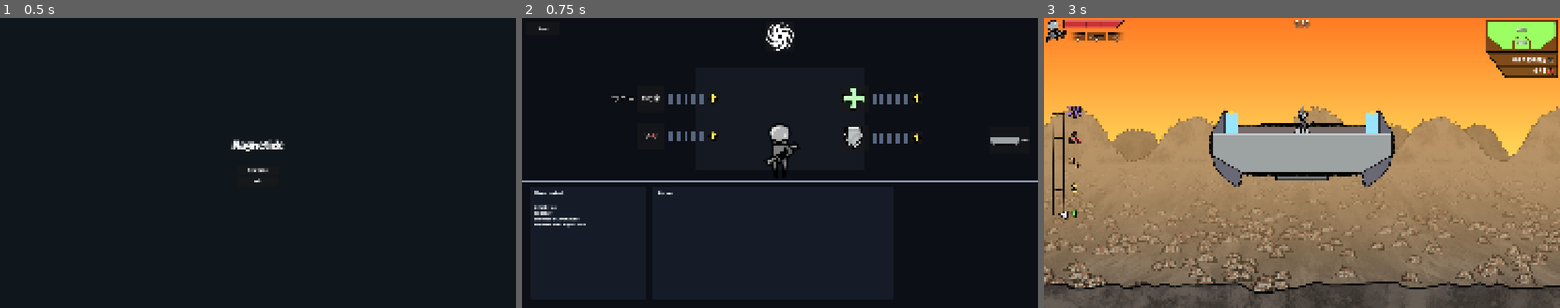
Above: before the commit, frames 1-3 (left to right).
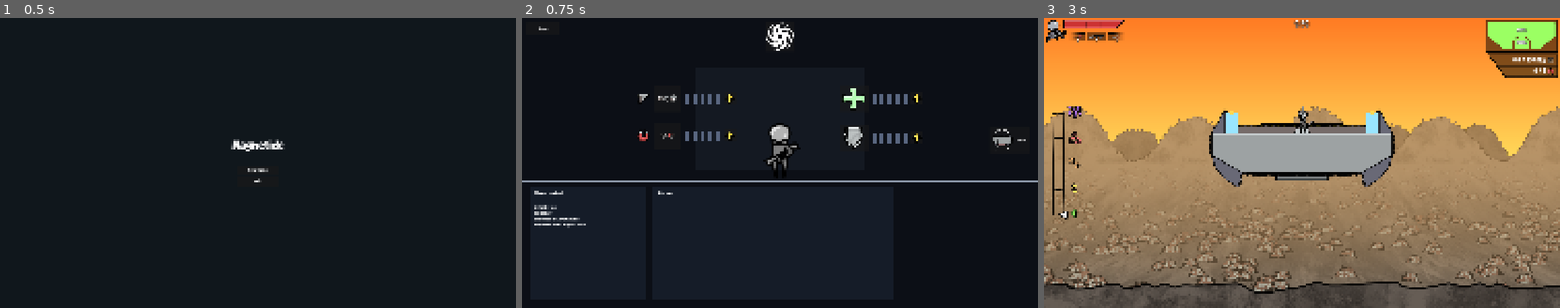
Above: after the commit, the same moments.

Repository: Syntinulls/Magnetide
Game: Godot game, scene res://_project/app/app_root.tscn
Two runs of this game, one before a commit and one after it. Both use one fixed random seed, a clock stepped at 60 frames per second and the inputs below. The engine's default icon, where the game draws it, is replaced by a stand-in: a white triangle on a blue panel in a dark square.
Inputs (mouse positions are in pixels of both pictures, inside the frame that each line leads up to):
- Up to frame 1 (0.5 s): no input
- Up to frame 2 (0.75 s): click "New Game" at 0.5 s
- Up to frame 3 (3 s): click "Menu" at 1.25 s; click "New Game" at 2 s; click (1302, 35) at 2.75 s

Frame 1 is identical in both runs. In frame 2, 0.8% of the frame differs, in the area x 17-99%, y 26-46%; in frame 3, nothing differs.

Commit message:
Added some UI sprites to the Station Screen

Diff:
--- a/_project/app/screens/station_screen.tscn
+++ b/_project/app/screens/station_screen.tscn
@@ -1,22 +1,25 @@
-[gd_scene load_steps=15 format=3 uid="uid://c8qj2ks8d0w1x"]
+[gd_scene format=3 uid="uid://c8qj2ks8d0w1x"]
 
 [ext_resource type="Script" uid="uid://be85jd8hol6ol" path="res://_project/app/screens/station_screen.gd" id="1_script"]
 [ext_resource type="Texture2D" uid="uid://b8rsmplore4d8" path="res://_project/player/sprites/guy.png" id="2_player"]
 [ext_resource type="Texture2D" uid="uid://chv2plvrw8sql" path="res://_project/ship/sprites/ship_fore.png" id="3_ship"]
+[ext_resource type="Texture2D" uid="uid://blxkpy17kvix2" path="res://_project/ui/sprites/ui_icon_weapon.png" id="4_ghalh"]
 [ext_resource type="Texture2D" uid="uid://dk3riqmmjuxp7" path="res://_project/player/equipment/rifle/player_item_rifle.png" id="4_rifle"]
 [ext_resource type="Texture2D" uid="uid://d1ly2sv5d6n6q" path="res://_project/player/equipment/player_item_magnet.png" id="5_magnet"]
 [ext_resource type="Texture2D" uid="uid://boxg8omke0fl7" path="res://_project/items/sprites/part_gear.png" id="6_gear"]
 [ext_resource type="Texture2D" uid="uid://bm60dsyc5rlug" path="res://_project/ui/sprites/ui_icon_galaxy.png" id="7_galaxy_icon"]
+[ext_resource type="Texture2D" uid="uid://cwqup4dtbiojs" path="res://_project/ui/sprites/ui_icon_magnet.png" id="7_pln3h"]
 [ext_resource type="Texture2D" uid="uid://bbmcyx1nbj7ng" path="res://_project/ui/sprites/ui_icon_health.png" id="8_health_icon"]
 [ext_resource type="Texture2D" uid="uid://bawwxofjtf0bg" path="res://_project/ui/sprites/ui_icon_shield.png" id="9_shield_icon"]
 [ext_resource type="Texture2D" uid="uid://doqyin1wwyeju" path="res://_project/ui/sprites/ui_icon_upgrade.png" id="10_upgrade_icon"]
-[ext_resource type="Script" path="res://_project/player/equipment/equipment_catalog_entry.gd" id="11_equipment_catalog_entry"]
+[ext_resource type="Script" uid="uid://poj3ou2ycfhc" path="res://_project/player/equipment/equipment_catalog_entry.gd" id="11_equipment_catalog_entry"]
+[ext_resource type="Texture2D" uid="uid://ckv7pe6aescgu" path="res://_project/ui/sprites/ui_icon_ship.png" id="12_4e5bg"]
 [ext_resource type="Resource" uid="uid://c3i6j83w7ausi" path="res://_project/player/equipment/rifle/rifle.tres" id="12_rifle_data"]
+[ext_resource type="Texture2D" uid="uid://cvla5c34oom08" path="res://_project/ui/sprites/ui_icon_player.png" id="14_h7pqf"]
 
 [sub_resource type="Resource" id="Resource_station_weapon_rifle"]
 script = ExtResource("11_equipment_catalog_entry")
 equipment_data = ExtResource("12_rifle_data")
-locked = false
 
 [node name="StationScreen" type="Control" unique_id=117853204]
 layout_mode = 3
@@ -71,43 +74,19 @@
 offset_bottom = 816.0
 color = Color(0.72, 0.78, 0.86, 0.75)
 
-[node name="TopBar" type="Control" parent="." unique_id=482022141]
-anchors_preset = 0
-offset_right = 2560.0
-offset_bottom = 180.0
-
-[node name="MenuButton" type="Button" parent="TopBar" unique_id=1838080946]
-custom_minimum_size = Vector2(160, 60)
-layout_mode = 0
-offset_left = 24.0
-offset_top = 24.0
-offset_right = 184.0
-offset_bottom = 84.0
-text = "Menu"
-
-[node name="MapButton" type="Button" parent="TopBar" unique_id=610011860]
-custom_minimum_size = Vector2(150, 150)
-layout_mode = 0
-offset_left = 1205.0
-offset_top = 18.0
-offset_right = 1355.0
-offset_bottom = 168.0
-icon = ExtResource("7_galaxy_icon")
-expand_icon = true
-
 [node name="UpgradeLayer" type="Control" parent="PageViewport/PageContainer/PlayerPage" unique_id=555834022]
 anchors_preset = 0
 offset_right = 2560.0
 offset_bottom = 810.0
 
 [node name="LeftUpgradeGroup" type="HBoxContainer" parent="PageViewport/PageContainer/PlayerPage/UpgradeLayer" unique_id=1748560142]
-anchors_preset = 0
+layout_mode = 0
 offset_left = 442.0
 offset_top = 335.0
 offset_right = 1000.0
 offset_bottom = 660.0
 
-[node name="RowStack" type="VBoxContainer" parent="PageViewport/PageContainer/PlayerPage/UpgradeLayer/LeftUpgradeGroup"]
+[node name="RowStack" type="VBoxContainer" parent="PageViewport/PageContainer/PlayerPage/UpgradeLayer/LeftUpgradeGroup" unique_id=2122133003]
 layout_mode = 2
 theme_override_constants/separation = 55
 
@@ -116,11 +95,16 @@
 layout_mode = 2
 theme_override_constants/separation = 18
 
+[node name="CategorySpacer" type="Control" parent="PageViewport/PageContainer/PlayerPage/UpgradeLayer/LeftUpgradeGroup/RowStack/WeaponRow" unique_id=575897232]
+custom_minimum_size = Vector2(110, 110)
+layout_mode = 2
+size_flags_vertical = 4
+
 [node name="WeaponCategoryIcon" type="TextureRect" parent="PageViewport/PageContainer/PlayerPage/UpgradeLayer/LeftUpgradeGroup/RowStack/WeaponRow" unique_id=1068407706]
-custom_minimum_size = Vector2(110, 110)
-layout_mode = 2
-size_flags_vertical = 4
-texture = ExtResource("4_rifle")
+custom_minimum_size = Vector2(64, 64)
+layout_mode = 2
+size_flags_vertical = 4
+texture = ExtResource("4_ghalh")
 expand_mode = 1
 stretch_mode = 5
 
@@ -154,7 +138,7 @@
 size_flags_vertical = 4
 color = Color(0.35, 0.4, 0.5, 1)
 
-[node name="Tick5" type="ColorRect" parent="PageViewport/PageContainer/PlayerPage/UpgradeLayer/LeftUpgradeGroup/RowStack/WeaponRow"]
+[node name="Tick5" type="ColorRect" parent="PageViewport/PageContainer/PlayerPage/UpgradeLayer/LeftUpgradeGroup/RowStack/WeaponRow" unique_id=1873208663]
 custom_minimum_size = Vector2(20, 50)
 layout_mode = 2
 size_flags_vertical = 4
@@ -172,10 +156,18 @@
 layout_mode = 2
 theme_override_constants/separation = 18
 
-[node name="CategorySpacer" type="Control" parent="PageViewport/PageContainer/PlayerPage/UpgradeLayer/LeftUpgradeGroup/RowStack/MagnetRow"]
+[node name="CategorySpacer" type="Control" parent="PageViewport/PageContainer/PlayerPage/UpgradeLayer/LeftUpgradeGroup/RowStack/MagnetRow" unique_id=1166473060]
 custom_minimum_size = Vector2(110, 110)
 layout_mode = 2
 size_flags_vertical = 4
+
+[node name="WeaponCategoryIcon" type="TextureRect" parent="PageViewport/PageContainer/PlayerPage/UpgradeLayer/LeftUpgradeGroup/RowStack/MagnetRow" unique_id=1399111957]
+custom_minimum_size = Vector2(64, 64)
+layout_mode = 2
+size_flags_vertical = 4
+texture = ExtResource("7_pln3h")
+expand_mode = 1
+stretch_mode = 5
 
 [node name="EquipmentButton" type="Button" parent="PageViewport/PageContainer/PlayerPage/UpgradeLayer/LeftUpgradeGroup/RowStack/MagnetRow" unique_id=355245654]
 custom_minimum_size = Vector2(140, 120)
@@ -207,7 +199,7 @@
 size_flags_vertical = 4
 color = Color(0.35, 0.4, 0.5, 1)
 
-[node name="Tick5" type="ColorRect" parent="PageViewport/PageContainer/PlayerPage/UpgradeLayer/LeftUpgradeGroup/RowStack/MagnetRow"]
+[node name="Tick5" type="ColorRect" parent="PageViewport/PageContainer/PlayerPage/UpgradeLayer/LeftUpgradeGroup/RowStack/MagnetRow" unique_id=1331853792]
 custom_minimum_size = Vector2(20, 50)
 layout_mode = 2
 size_flags_vertical = 4
@@ -231,7 +223,7 @@
 stretch_mode = 5
 
 [node name="RightUpgradeGroup" type="VBoxContainer" parent="PageViewport/PageContainer/PlayerPage/UpgradeLayer" unique_id=803900801]
-anchors_preset = 0
+layout_mode = 0
 offset_left = 1580.0
 offset_top = 335.0
 offset_right = 1990.0
@@ -267,13 +259,13 @@
 size_flags_vertical = 4
 color = Color(0.35, 0.4, 0.5, 1)
 
-[node name="Tick4" type="ColorRect" parent="PageViewport/PageContainer/PlayerPage/UpgradeLayer/RightUpgradeGroup/HealthRow"]
-custom_minimum_size = Vector2(20, 50)
-layout_mode = 2
-size_flags_vertical = 4
-color = Color(0.35, 0.4, 0.5, 1)
-
-[node name="Tick5" type="ColorRect" parent="PageViewport/PageContainer/PlayerPage/UpgradeLayer/RightUpgradeGroup/HealthRow"]
+[node name="Tick4" type="ColorRect" parent="PageViewport/PageContainer/PlayerPage/UpgradeLayer/RightUpgradeGroup/HealthRow" unique_id=713631846]
+custom_minimum_size = Vector2(20, 50)
+layout_mode = 2
+size_flags_vertical = 4
+color = Color(0.35, 0.4, 0.5, 1)
+
+[node name="Tick5" type="ColorRect" parent="PageViewport/PageContainer/PlayerPage/UpgradeLayer/RightUpgradeGroup/HealthRow" unique_id=1430912045]
 custom_minimum_size = Vector2(20, 50)
 layout_mode = 2
 size_flags_vertical = 4
@@ -315,13 +307,13 @@
 size_flags_vertical = 4
 color = Color(0.35, 0.4, 0.5, 1)
 
-[node name="Tick4" type="ColorRect" parent="PageViewport/PageContainer/PlayerPage/UpgradeLayer/RightUpgradeGroup/ShieldRow"]
-custom_minimum_size = Vector2(20, 50)
-layout_mode = 2
-size_flags_vertical = 4
-color = Color(0.35, 0.4, 0.5, 1)
-
-[node name="Tick5" type="ColorRect" parent="PageViewport/PageContainer/PlayerPage/UpgradeLayer/RightUpgradeGroup/ShieldRow"]
+[node name="Tick4" type="ColorRect" parent="PageViewport/PageContainer/PlayerPage/UpgradeLayer/RightUpgradeGroup/ShieldRow" unique_id=192464440]
+custom_minimum_size = Vector2(20, 50)
+layout_mode = 2
+size_flags_vertical = 4
+color = Color(0.35, 0.4, 0.5, 1)
+
+[node name="Tick5" type="ColorRect" parent="PageViewport/PageContainer/PlayerPage/UpgradeLayer/RightUpgradeGroup/ShieldRow" unique_id=1885855136]
 custom_minimum_size = Vector2(20, 50)
 layout_mode = 2
 size_flags_vertical = 4
@@ -342,7 +334,7 @@
 offset_right = 2520.0
 offset_bottom = 670.0
 text = "SHIP"
-icon = ExtResource("3_ship")
+icon = ExtResource("12_4e5bg")
 expand_icon = true
 
 [node name="UpgradeCostPopup" type="ColorRect" parent="PageViewport/PageContainer/PlayerPage" unique_id=678031034]
@@ -474,6 +466,72 @@
 DAMAGE: 12
 FIRE RATE: 4.0 / S"
 
+[node name="ShipPage" type="Control" parent="PageViewport/PageContainer" unique_id=1566412303]
+anchors_preset = 0
+offset_left = 2560.0
+offset_right = 5120.0
+offset_bottom = 1440.0
+
+[node name="StageGlow" type="ColorRect" parent="PageViewport/PageContainer/ShipPage" unique_id=566812811]
+layout_mode = 0
+offset_left = 760.0
+offset_top = 245.0
+offset_right = 1800.0
+offset_bottom = 760.0
+color = Color(0.117647, 0.14902, 0.196078, 0.45)
+
+[node name="GroundLine" type="ColorRect" parent="PageViewport/PageContainer/ShipPage" unique_id=278510309]
+layout_mode = 0
+offset_top = 810.0
+offset_right = 2560.0
+offset_bottom = 816.0
+color = Color(0.72, 0.78, 0.86, 0.75)
+
+[node name="ShipSprite" type="TextureRect" parent="PageViewport/PageContainer/ShipPage" unique_id=833998602]
+layout_mode = 0
+offset_left = 910.0
+offset_top = 445.0
+offset_right = 1650.0
+offset_bottom = 710.0
+texture = ExtResource("3_ship")
+expand_mode = 1
+stretch_mode = 5
+
+[node name="PanToPlayerButton" type="Button" parent="PageViewport/PageContainer/ShipPage" unique_id=1486591098]
+custom_minimum_size = Vector2(200, 125)
+layout_mode = 0
+offset_left = 40.0
+offset_top = 545.0
+offset_right = 240.0
+offset_bottom = 670.0
+text = "PLAYER"
+icon = ExtResource("14_h7pqf")
+expand_icon = true
+
+[node name="TopBar" type="Control" parent="." unique_id=482022141]
+anchors_preset = 0
+offset_right = 2560.0
+offset_bottom = 180.0
+
+[node name="MenuButton" type="Button" parent="TopBar" unique_id=1838080946]
+custom_minimum_size = Vector2(160, 60)
+layout_mode = 0
+offset_left = 24.0
+offset_top = 24.0
+offset_right = 184.0
+offset_bottom = 84.0
+text = "Menu"
+
+[node name="MapButton" type="Button" parent="TopBar" unique_id=610011860]
+custom_minimum_size = Vector2(150, 150)
+layout_mode = 0
+offset_left = 1205.0
+offset_top = 18.0
+offset_right = 1355.0
+offset_bottom = 168.0
+icon = ExtResource("7_galaxy_icon")
+expand_icon = true
+
 [node name="SharedBottomArea" type="Control" parent="." unique_id=1392624137]
 anchors_preset = 0
 offset_top = 840.0
@@ -580,45 +638,3 @@
 offset_right = 622.0
 offset_bottom = 535.0
 color = Color(0.8, 0.86, 0.95, 0.45)
-
-[node name="ShipPage" type="Control" parent="PageViewport/PageContainer" unique_id=1566412303]
-anchors_preset = 0
-offset_left = 2560.0
-offset_right = 5120.0
-offset_bottom = 1440.0
-
-[node name="StageGlow" type="ColorRect" parent="PageViewport/PageContainer/ShipPage" unique_id=566812811]
-layout_mode = 0
-offset_left = 760.0
-offset_top = 245.0
-offset_right = 1800.0
-offset_bottom = 760.0
-color = Color(0.117647, 0.14902, 0.196078, 0.45)
-
-[node name="GroundLine" type="ColorRect" parent="PageViewport/PageContainer/ShipPage" unique_id=278510309]
-layout_mode = 0
-offset_top = 810.0
-offset_right = 2560.0
-offset_bottom = 816.0
-color = Color(0.72, 0.78, 0.86, 0.75)
-
-[node name="ShipSprite" type="TextureRect" parent="PageViewport/PageContainer/ShipPage" unique_id=833998602]
-layout_mode = 0
-offset_left = 910.0
-offset_top = 445.0
-offset_right = 1650.0
-offset_bottom = 710.0
-texture = ExtResource("3_ship")
-expand_mode = 1
-stretch_mode = 5
-
-[node name="PanToPlayerButton" type="Button" parent="PageViewport/PageContainer/ShipPage" unique_id=1486591098]
-custom_minimum_size = Vector2(200, 125)
-layout_mode = 0
-offset_left = 40.0
-offset_top = 545.0
-offset_right = 240.0
-offset_bottom = 670.0
-text = "PLAYER"
-icon = ExtResource("2_player")
-expand_icon = true
Binary file added: _project/ui/sprites/ui_icon_magnet.png
Not shown, added: _project/ui/sprites/ui_icon_magnet.png.import
Binary file added: _project/ui/sprites/ui_icon_player.png
Not shown, added: _project/ui/sprites/ui_icon_player.png.import
Binary file added: _project/ui/sprites/ui_icon_ship.png
Not shown, added: _project/ui/sprites/ui_icon_ship.png.import
Binary file added: _project/ui/sprites/ui_icon_weapon.png
Not shown, added: _project/ui/sprites/ui_icon_weapon.png.import
